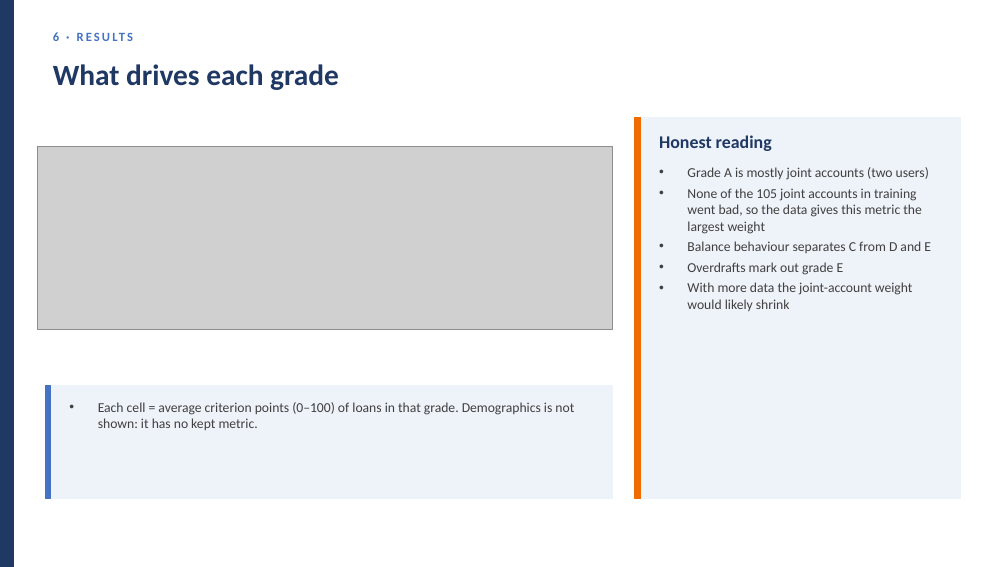
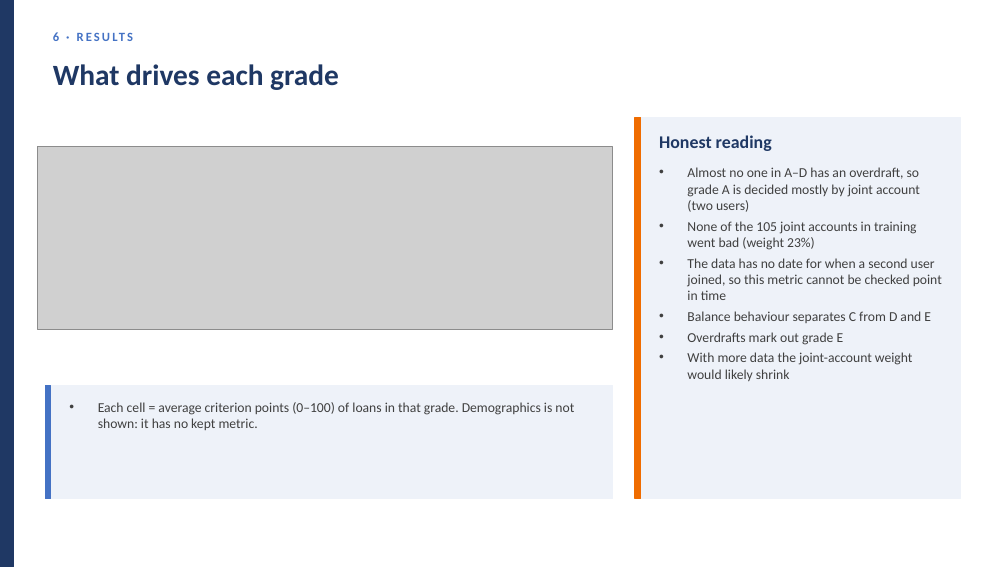
Before and after one commit to huotrithy/da-assignment-risk-scoring, a slide deck: slide 18 of docs/Stage3_Presentation.pptx. Drawn at 1008x567 pixels with LibreOffice and Linux fonts; fonts in the diff are those of the drawing; grey boxes stand for pictures. Boxes give left, top, right and bottom in pixels: in the first picture for what was removed or moved away, otherwise in the second. Text is boxed around its words. In the diff, an @@ line names an element or a change of style, - is before the commit and + after.

```diff
--- a/docs/Stage3_Presentation.pptx
+++ b/docs/Stage3_Presentation.pptx
@@ text at <box>687,167,942,300</box>: text changed @@
-• Grade A is mostly joint accounts (two users)
-• None of the 105 joint accounts in training went bad, so the data gives this metric the largest weight
+• Almost no one in A–D has an overdraft, so grade A is decided mostly by joint account (two users)
+• None of the 105 joint accounts in training went bad (weight 23%)
+• The data has no date for when a second user joined, so this metric cannot be checked point in time
```
Also in this commit, not shown: 8 other slides changed, 25 other files.
